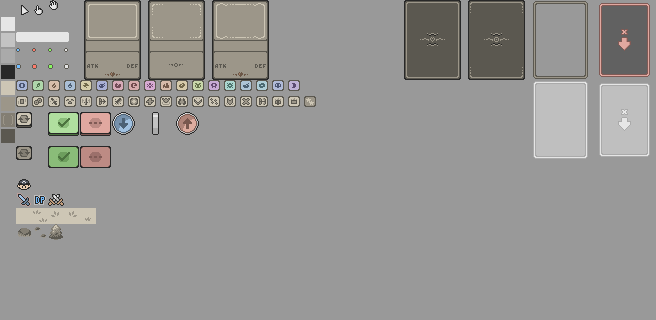
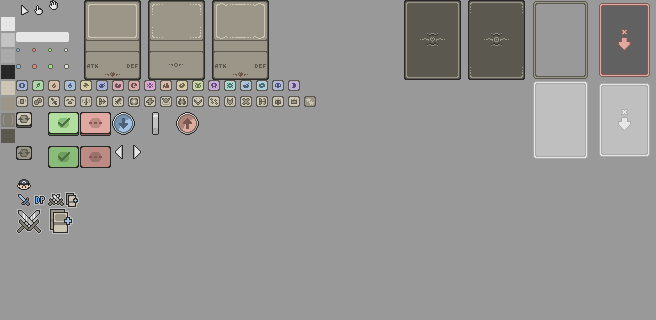
Layered file, before and after one edit (656 × 320). Changes by layer:
painted on "main" (2nd of 2, in "main") over [16, 145, 141, 240]
painted on "fill (50%)" over [16, 145, 141, 240]
